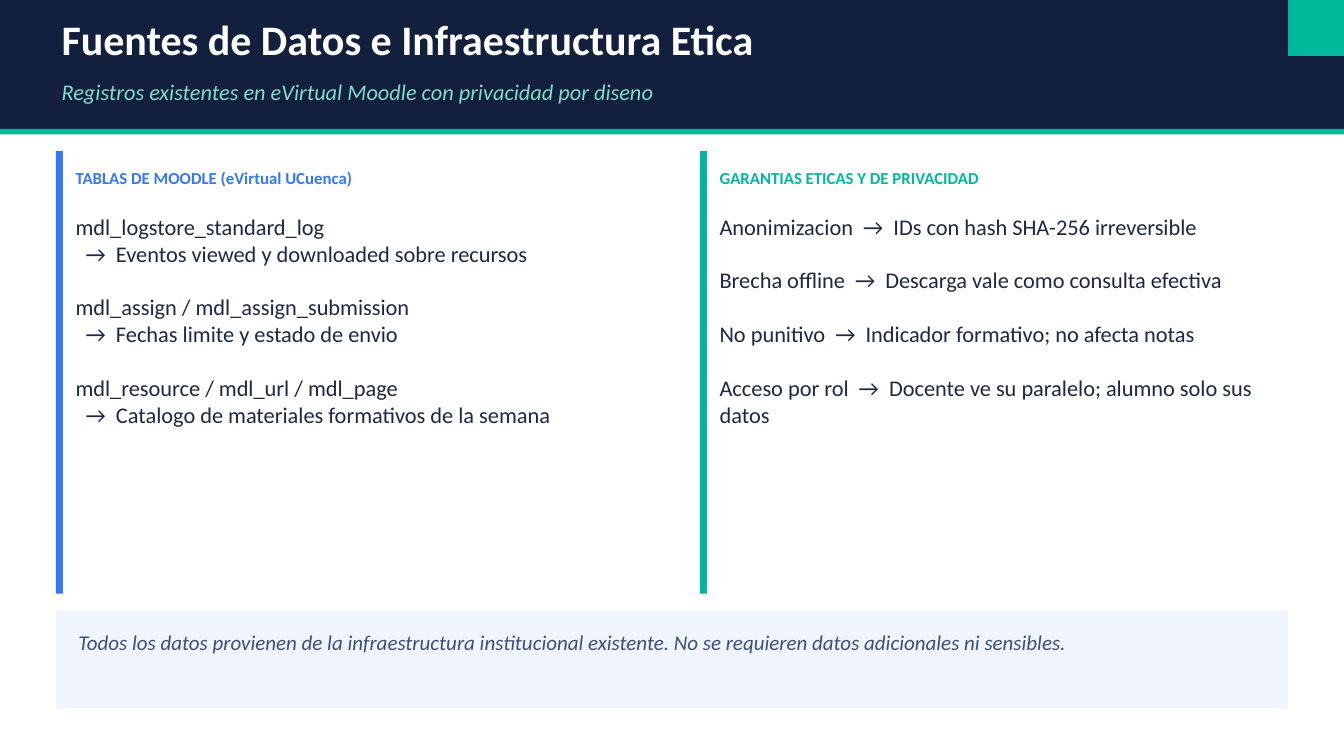
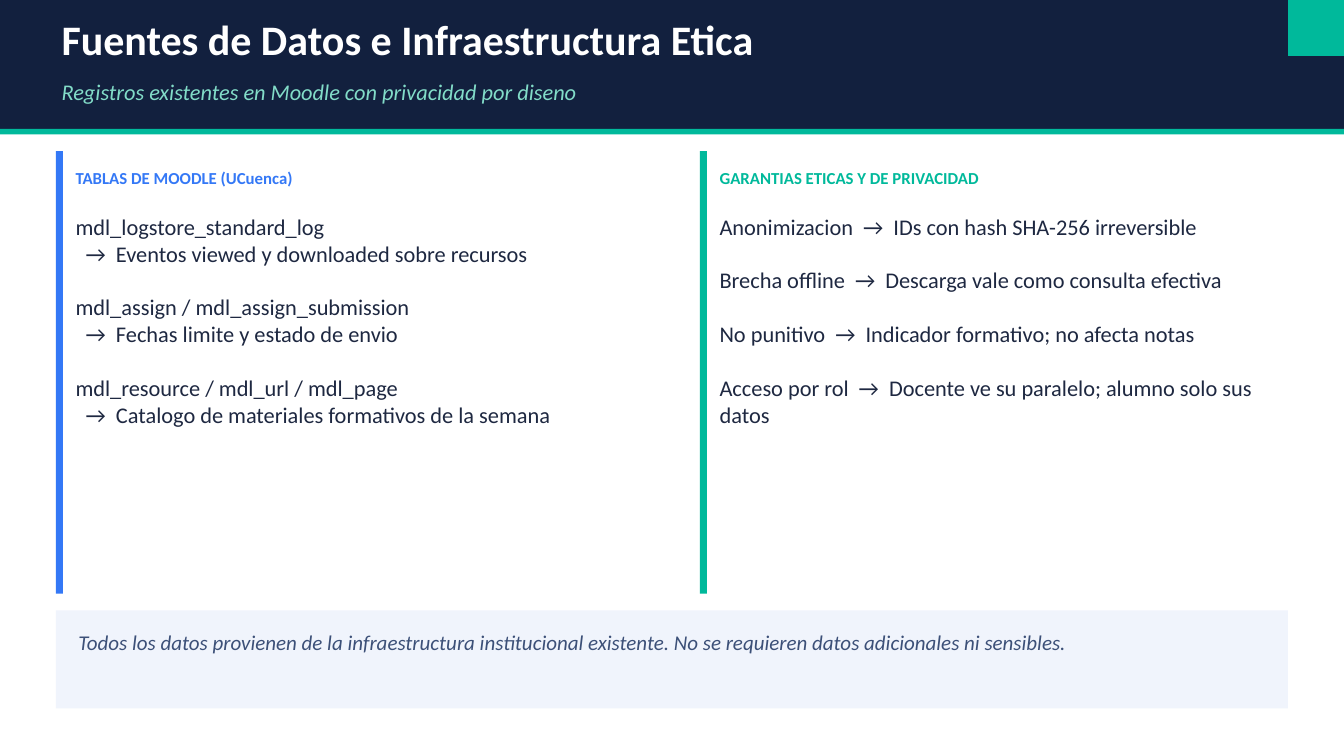
Before and after one commit to JosephSks/herramienta-la-checkbefore, a slide deck: slide 3 of fase5_pitch/presentacion_CheckBefore.pptx. Drawn at 1344x756 pixels with LibreOffice and Linux fonts; fonts in the diff are those of the drawing. Boxes give left, top, right and bottom in pixels: in the first picture for what was removed or moved away, otherwise in the second. Text is boxed around its words. In the diff, an @@ line names an element or a change of style, - is before the commit and + after.

```diff
--- a/fase5_pitch/presentacion_CheckBefore.pptx
+++ b/fase5_pitch/presentacion_CheckBefore.pptx
@@ text at bbox=[62, 84, 576, 104]: text changed @@
-Registros existentes en eVirtual Moodle con privacidad por diseno
+Registros existentes en Moodle con privacidad por diseno
@@ text at bbox=[76, 172, 293, 187]: text changed @@
-TABLAS DE MOODLE (eVirtual UCuenca)
+TABLAS DE MOODLE (UCuenca)
```
Also in this commit, not shown: 1 other slide changed, 11 other files.
